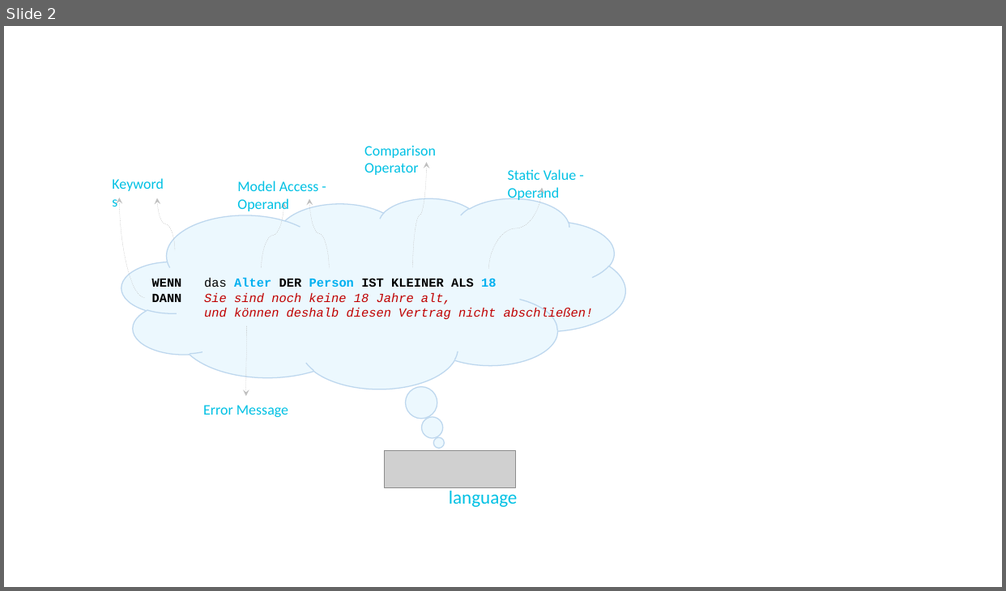
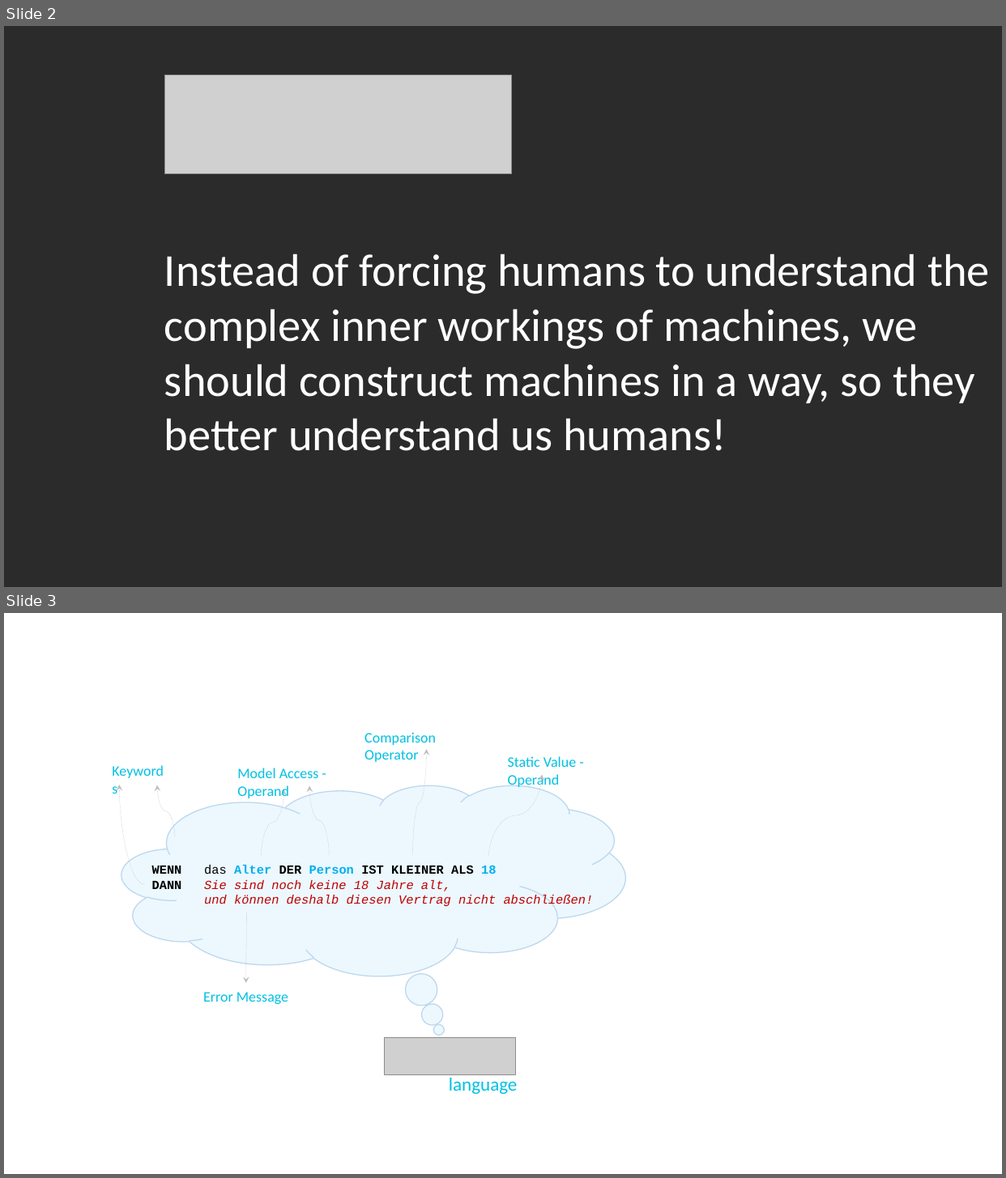
Before and after one commit to openvalidation/openvalidation, a slide deck: docs/ci/Graphics.pptx. Shown one above the other, each under a label of ours: slide 2 before the commit, slides 2 and 3 after it. The pictures are 1006x591 and 1006x1178 pixels, drawn with LibreOffice and Linux fonts; fonts in the diff are those of the drawing; grey boxes stand for pictures; background and template pictures are left out; a plain dark background stands for a picture behind light text. Boxes give left, top, right and bottom in pixels: in the first picture for what was removed or moved away, otherwise in the second. Text is boxed around its words. In the diff, an @@ line names an element or a change of style, - is before the commit and + after.

```diff
--- a/docs/ci/Graphics.pptx
+++ b/docs/ci/Graphics.pptx
@@ slide 2 added at (x1=4, y1=26, x2=1002, y2=587), background picture (left out) @@
@@ picture added at (x1=164, y1=75, x2=512, y2=173) @@
@@ text added at (x1=164, y1=254, x2=990, y2=451), 44 pt, text #FFFFFF @@
+Instead of forcing humans to understand the complex inner workings of machines, we should construct machines in a way, so they better understand us humans!
@@ what was slide 2 is now slide 3 @@
```
Also in this commit, not shown: 9 other files.
